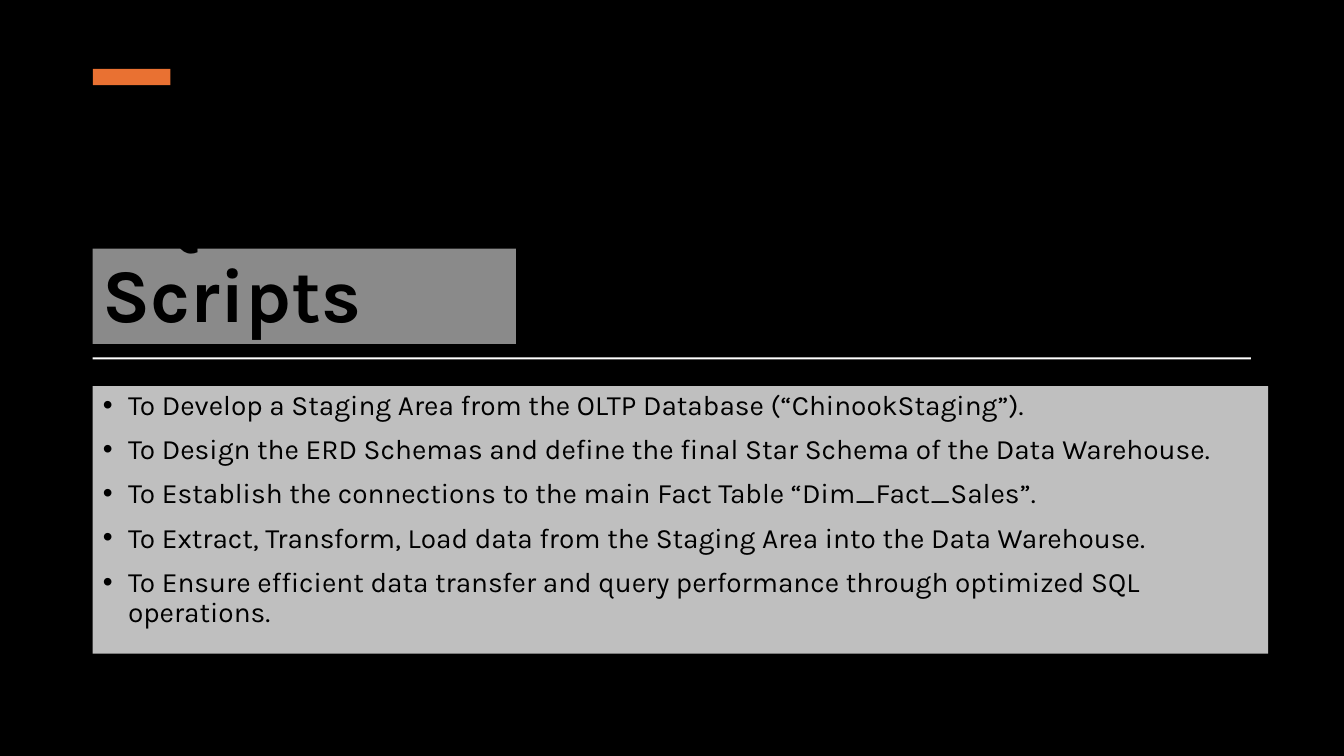
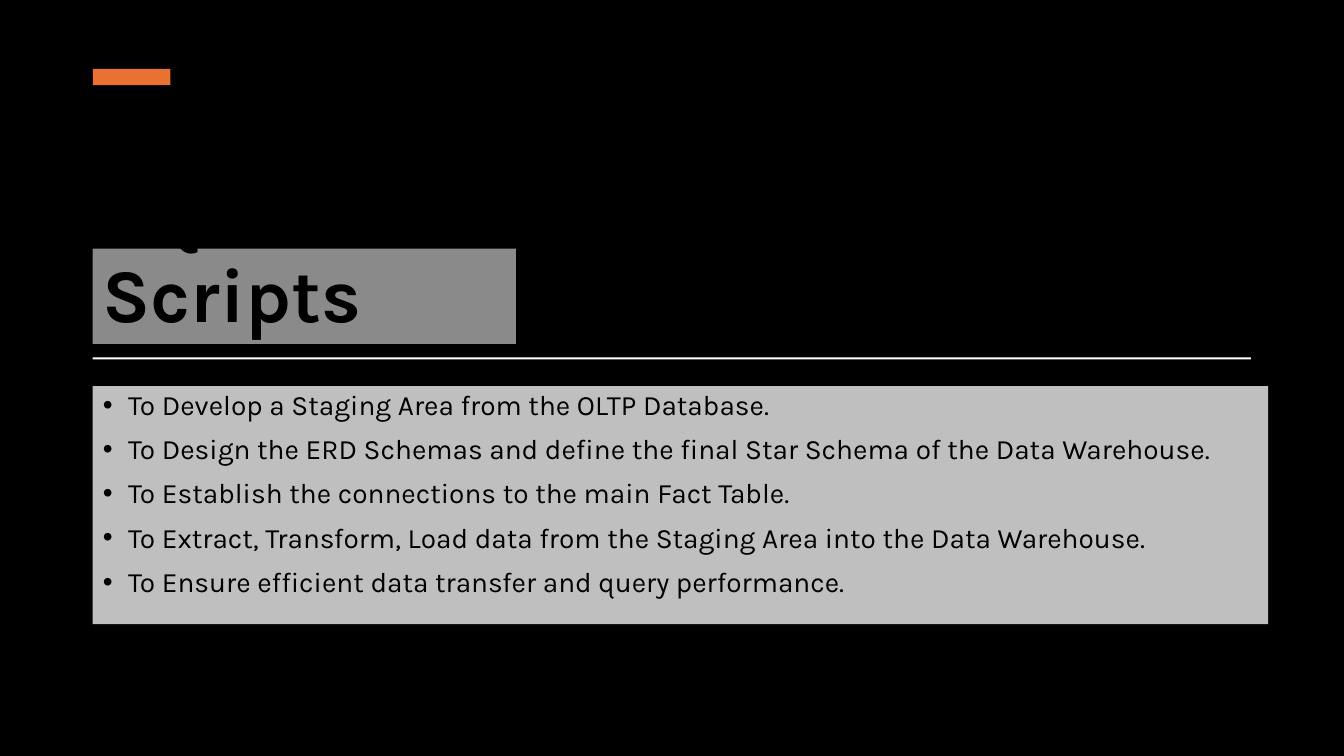
Before and after one commit to Konstant-gk/Chinook_Project, a slide deck: slide 3 of Chinook_Presentation/Project_Future_Chinook_Presentation.pptx. Drawn at 1344x756 pixels with LibreOffice and Linux fonts; fonts in the diff are those of the drawing; background and template pictures are left out. Boxes give left, top, right and bottom in pixels: in the first picture for what was removed or moved away, otherwise in the second. Text is boxed around its words. In the diff, an @@ line names an element or a change of style, - is before the commit and + after.

```diff
--- a/Chinook_Presentation/Project_Future_Chinook_Presentation.pptx
+++ b/Chinook_Presentation/Project_Future_Chinook_Presentation.pptx
@@ text "To Develop a Staging Area ...": place and size @@
-text "To Develop a Staging Area ..." at <box>93,386,1268,653</box>
+text "To Develop a Staging Area ..." at <box>93,386,1268,624</box>
@@ text at <box>128,395,769,422</box>: text changed @@
-• To Develop a Staging Area from the OLTP Database (“ChinookStaging”).
+• To Develop a Staging Area from the OLTP Database.
@@ text at <box>128,483,789,504</box>: text changed @@
-• To Establish the connections to the main Fact Table “Dim_Fact_Sales”.
+• To Establish the connections to the main Fact Table.
@@ text at <box>128,572,844,599</box>: text changed @@
-• To Ensure efficient data transfer and query performance through optimized SQL operations.
+• To Ensure efficient data transfer and query performance.
```
Also in this commit, not shown: 13 other slides changed.
